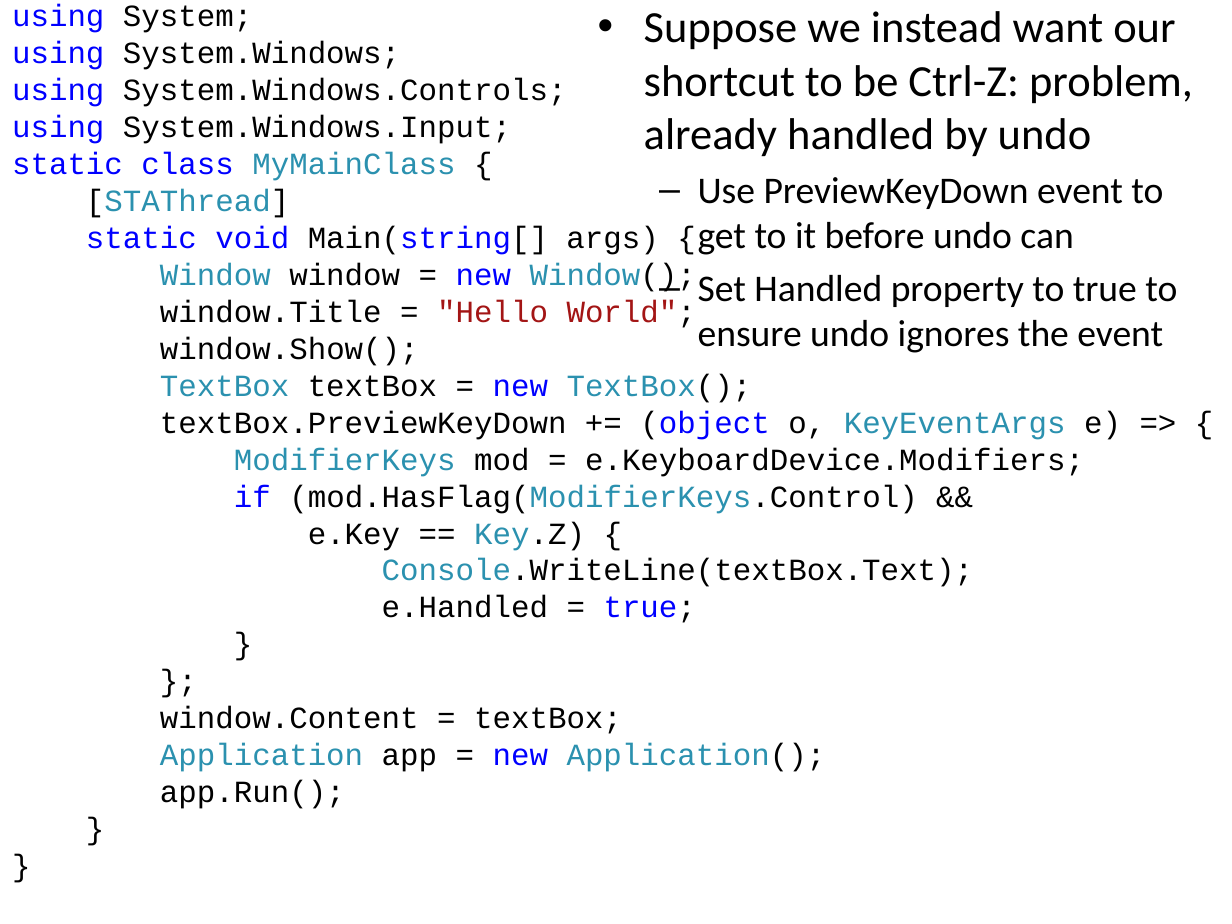
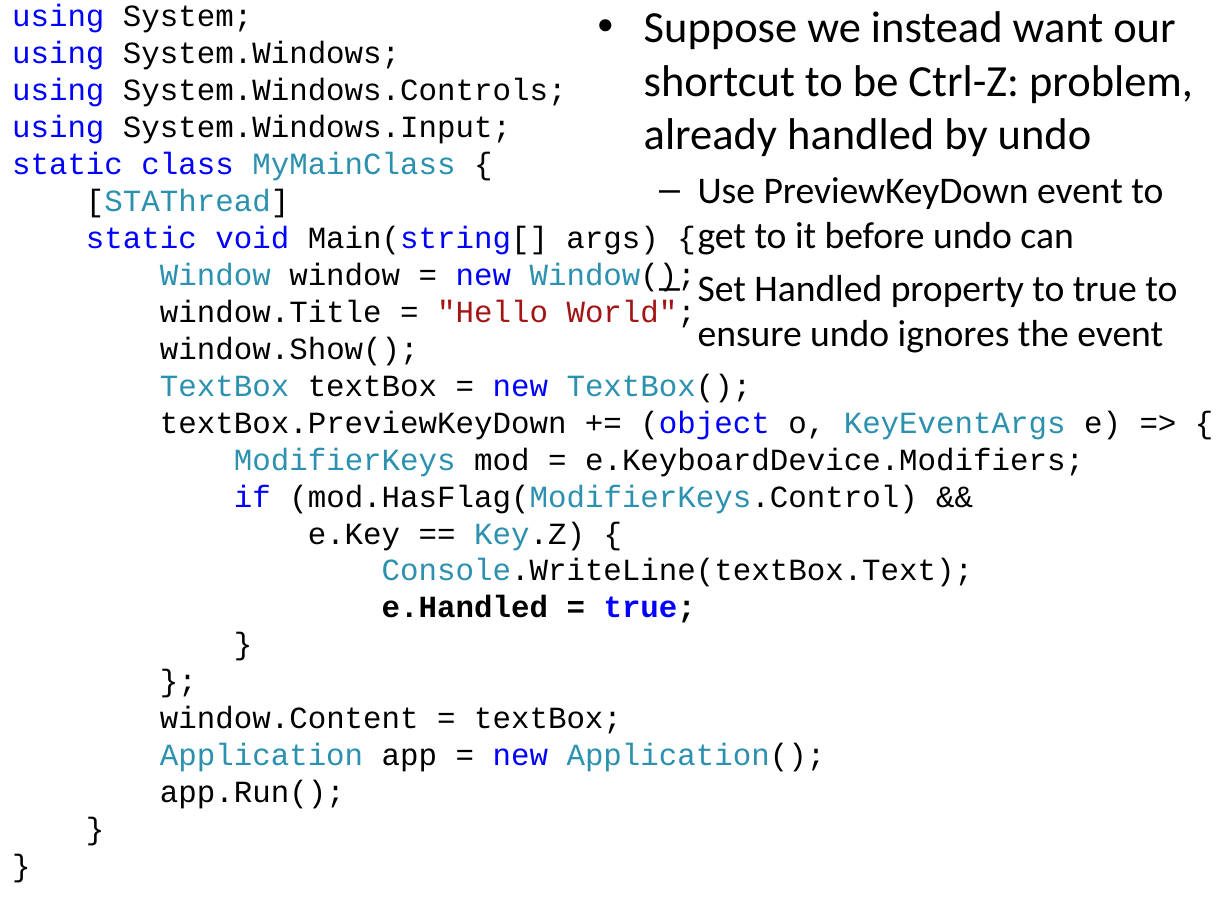
Before and after one commit to iap-csharp/iap-csharp.github.com, a slide deck: slide 50 of IAP-CSharp-Lecture-4.pptx. Drawn at 1232x924 pixels with LibreOffice and Linux fonts; fonts in the diff are those of the drawing. Boxes give left, top, right and bottom in pixels: in the first picture for what was removed or moved away, otherwise in the second. Text is boxed around its words. In the diff, an @@ line names an element or a change of style, - is before the commit and + after.

```diff
--- a/IAP-CSharp-Lecture-4.pptx
+++ b/IAP-CSharp-Lecture-4.pptx
@@ text at (382, 595, 696, 623): bold on in "e.Handled = true;" @@
```
Also in this commit, not shown: 2 other slides changed, 1 other file.
